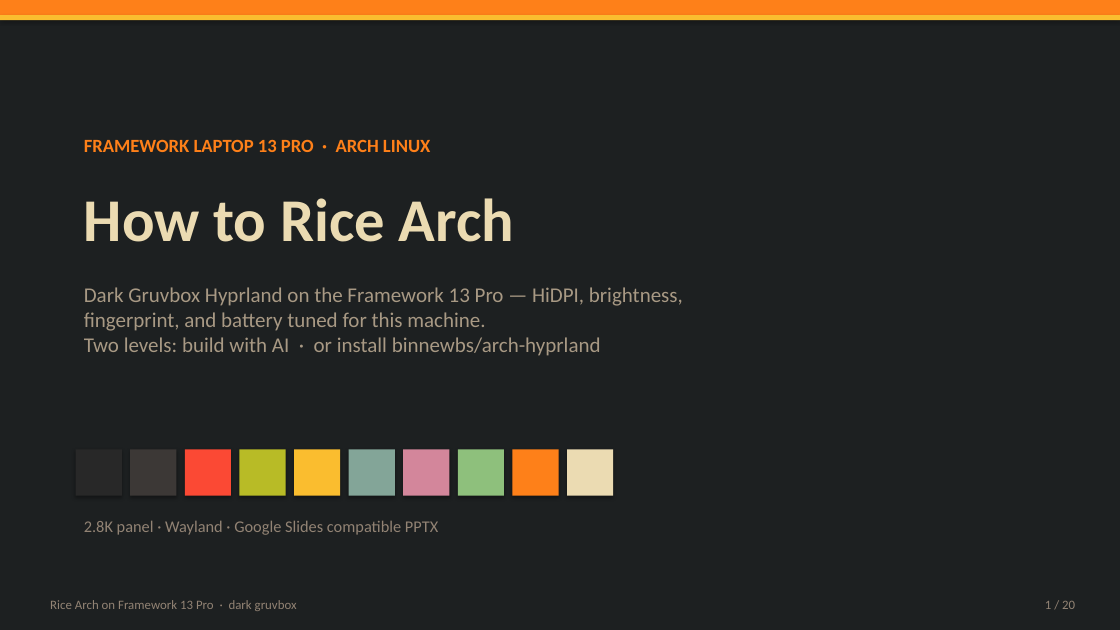
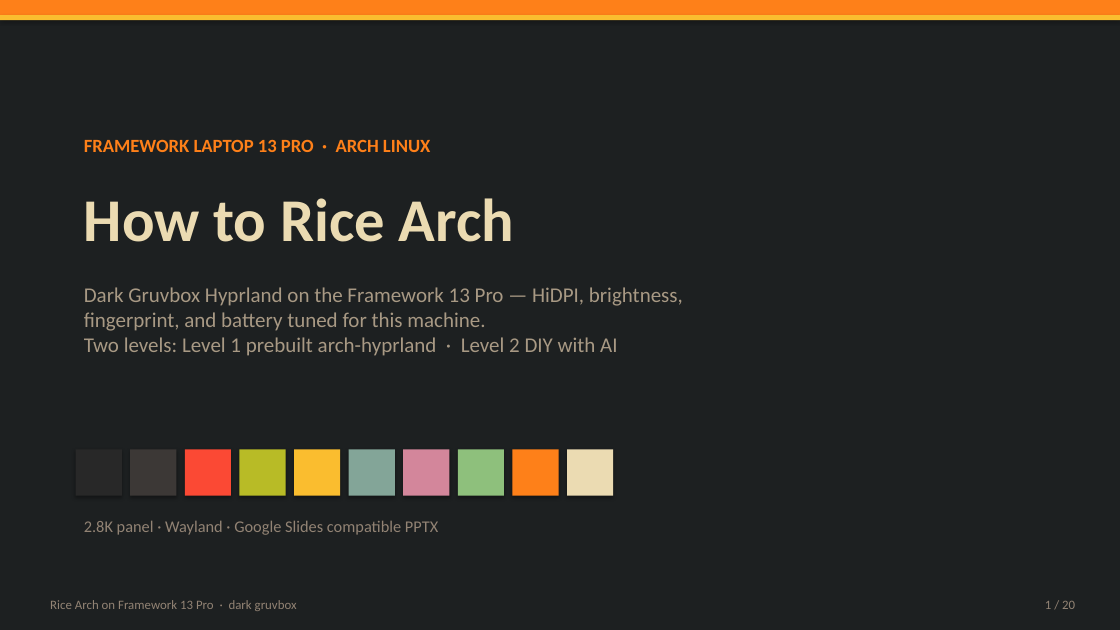
Before and after one commit to WaffleStudioGit/PCPhone, a slide deck: slide 1 of download/How-to-Rice-Arch.pptx. Drawn at 1120x630 pixels with LibreOffice and Linux fonts; fonts in the diff are those of the drawing. Boxes give left, top, right and bottom in pixels: in the first picture for what was removed or moved away, otherwise in the second. Text is boxed around its words. In the diff, an @@ line names an element or a change of style, - is before the commit and + after.

```diff
--- a/download/How-to-Rice-Arch.pptx
+++ b/download/How-to-Rice-Arch.pptx
@@ text at bbox=[84, 287, 683, 356]: text changed @@
-Dark Gruvbox Hyprland on the Framework 13 Pro — HiDPI, brightness,
-fingerprint, and battery tuned for this machine.
-Two levels: build with AI · or install binnewbs/arch-hyprland
+Dark Gruvbox Hyprland on the Framework 13 Pro — HiDPI, brightness,
+fingerprint, and battery tuned for this machine.
+Two levels: Level 1 prebuilt arch-hyprland · Level 2 DIY with AI
```
Also in this commit, not shown: 15 other slides changed, 3 other files.
